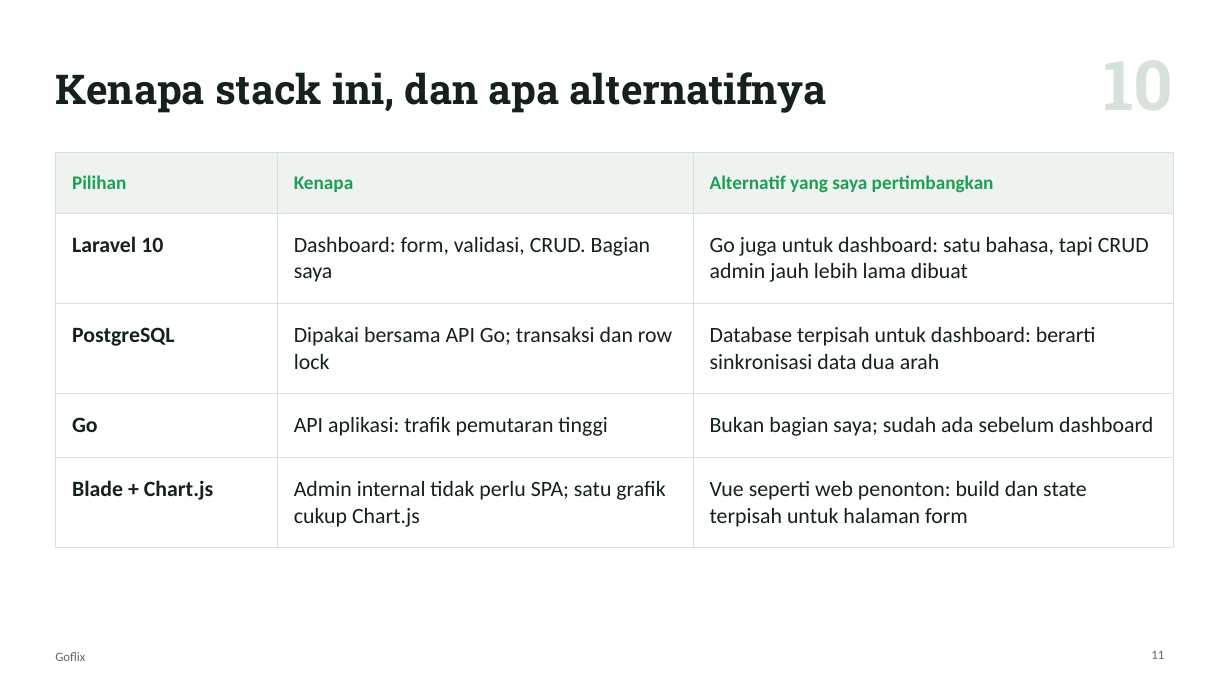
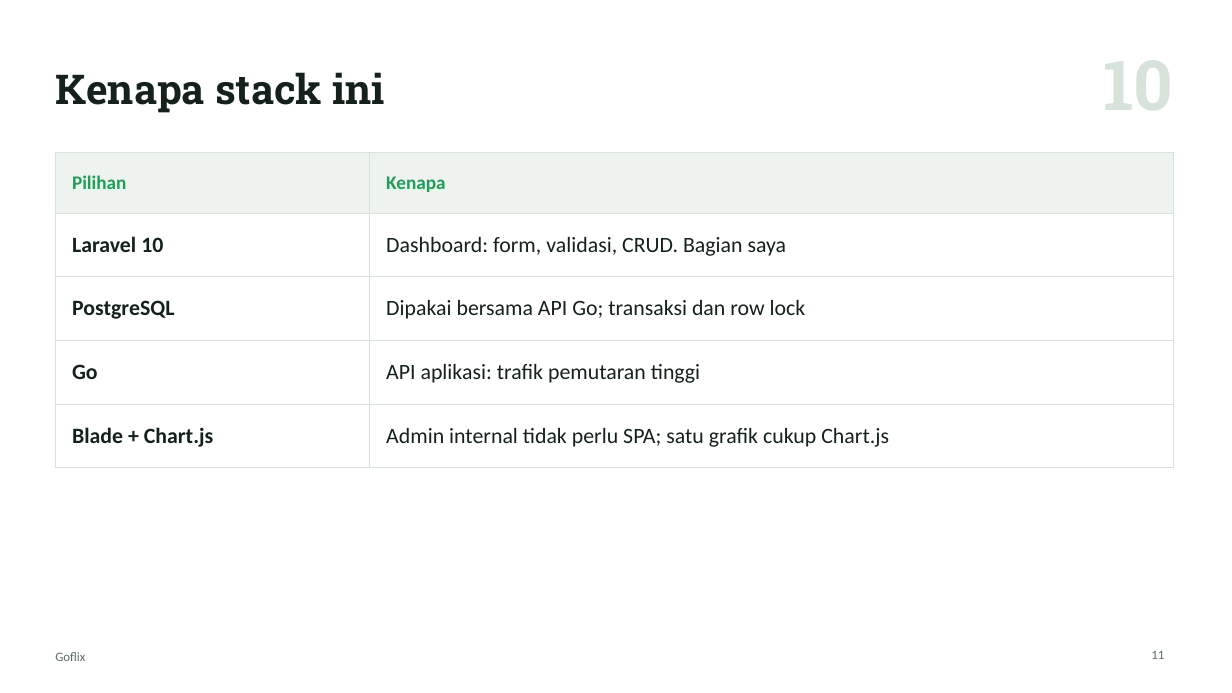
Before and after one commit to Enricosaputra/goflix-dashboard-demo, a slide deck: slide 11 of docs/Goflix-presentasi.pptx. Drawn at 1232x693 pixels with LibreOffice and Linux fonts; fonts in the diff are those of the drawing. Boxes give left, top, right and bottom in pixels: in the first picture for what was removed or moved away, otherwise in the second. Text is boxed around its words. In the diff, an @@ line names an element or a change of style, - is before the commit and + after.

Commit message:
Decks: ER diagram slide, stack slide gives the reason only, no trade-off slide

```diff
--- a/docs/Goflix-presentasi.pptx
+++ b/docs/Goflix-presentasi.pptx
@@ title at (55,72,384,113): text changed @@
-Kenapa stack ini, dan apa alternatifnya
+Kenapa stack ini
@@ table at (55,152,1174,451) @@
-column 3: Alternatif yang saya pertimbangkan | Go juga untuk dashboard: satu bahasa, tapi CRUD admin jauh lebih lama dibuat | Database terpisah untuk dashboard: berarti sinkronisasi data dua arah | Bukan bagian saya; sudah ada sebelum dashboard | Vue seperti web penonton: build dan state terpisah untuk halaman form
```
Also in this commit, not shown: 4 other slides changed, 1 slide added, 1 slide removed, 7 other files.
